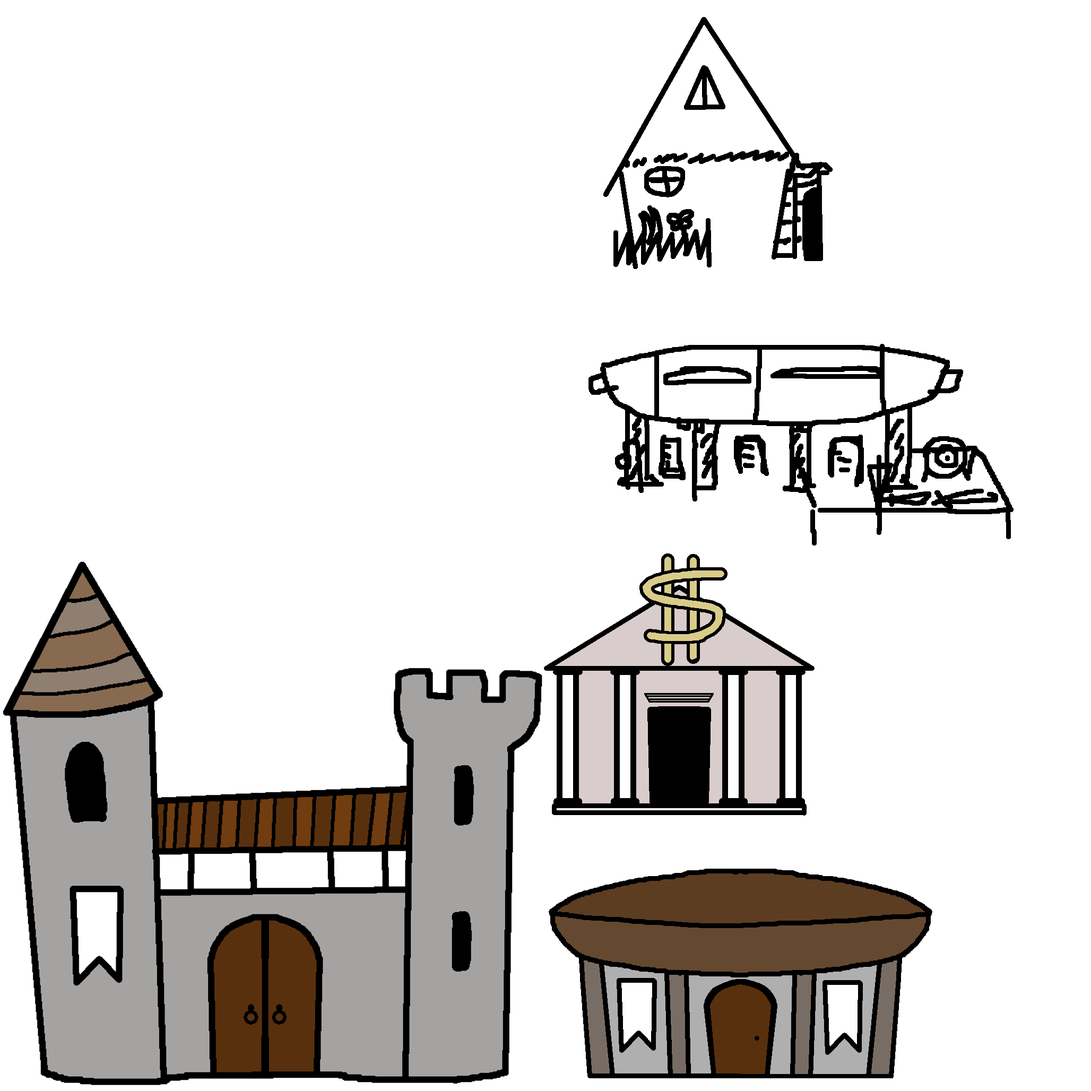
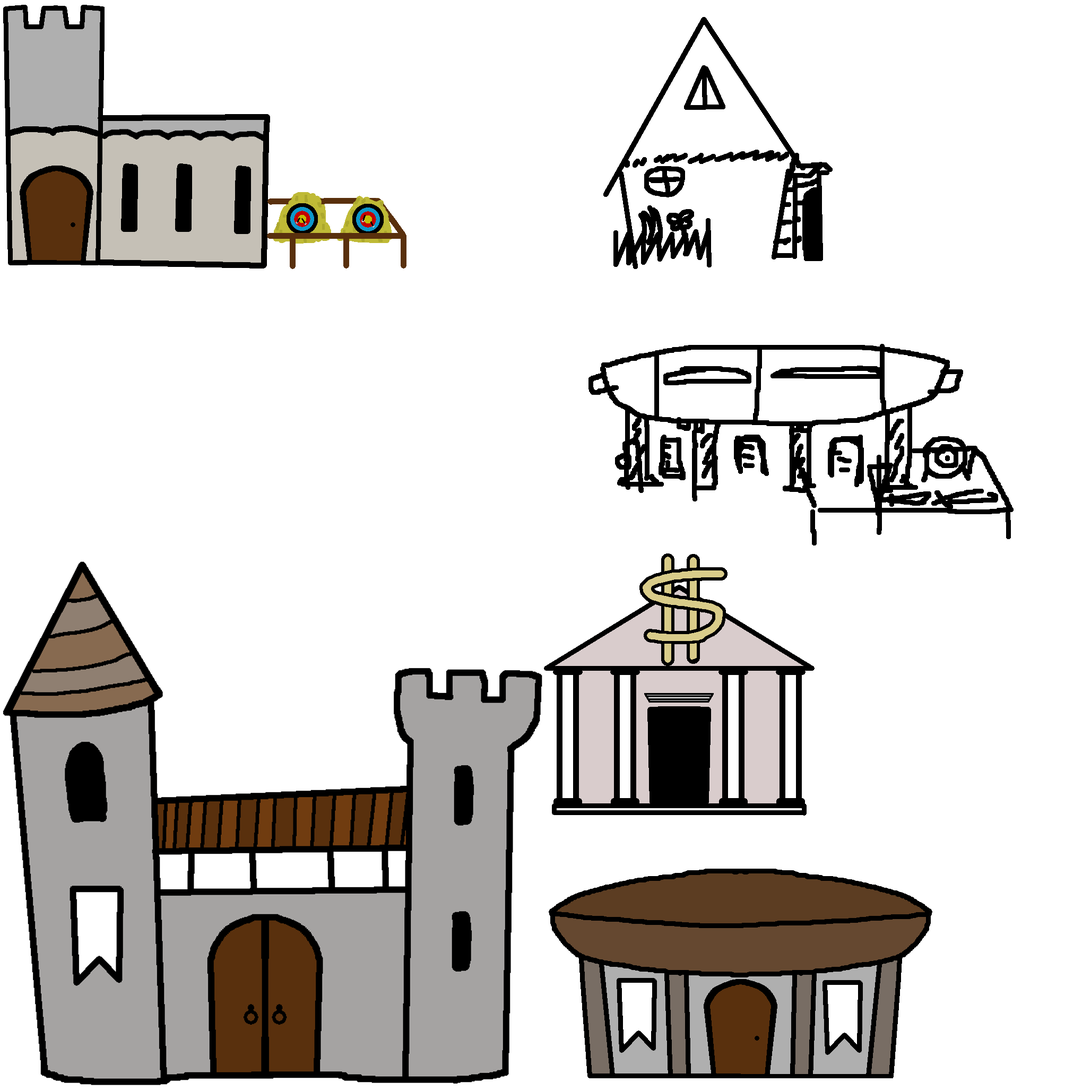
Layers edited between the first and the second w=1091, h=1091 image:
added layer "Wklejona warstwa #2" above "Wklejona warstwa #1" over [3, 4, 407, 270]
